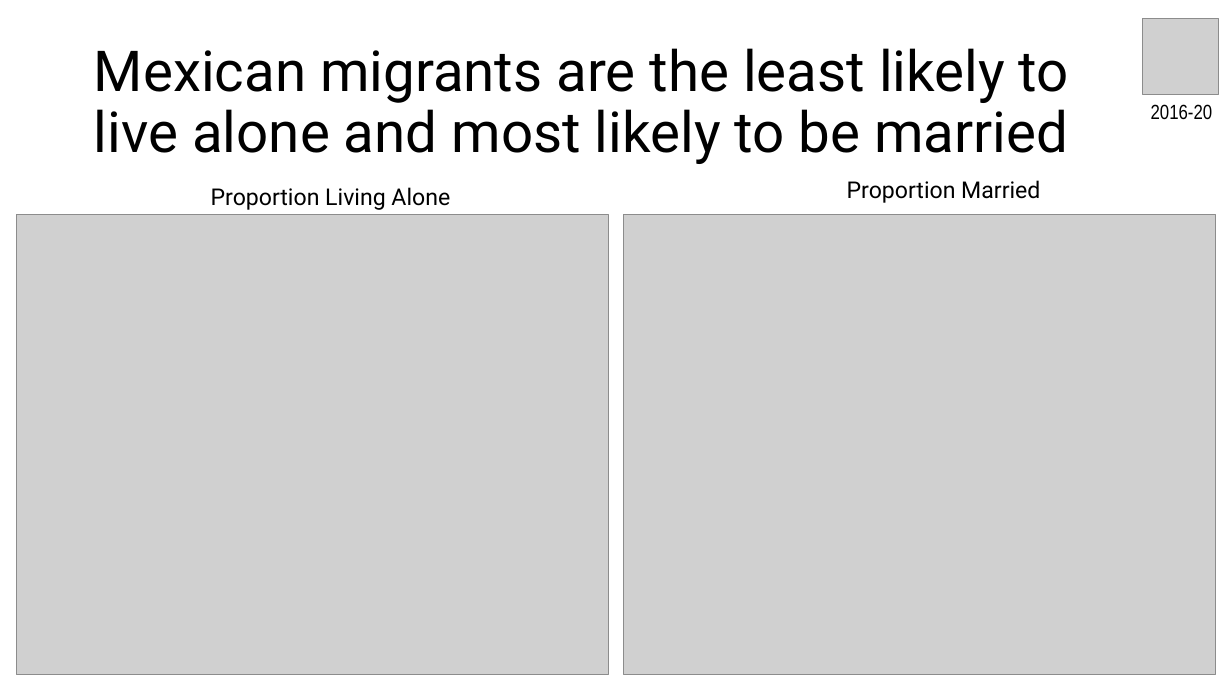
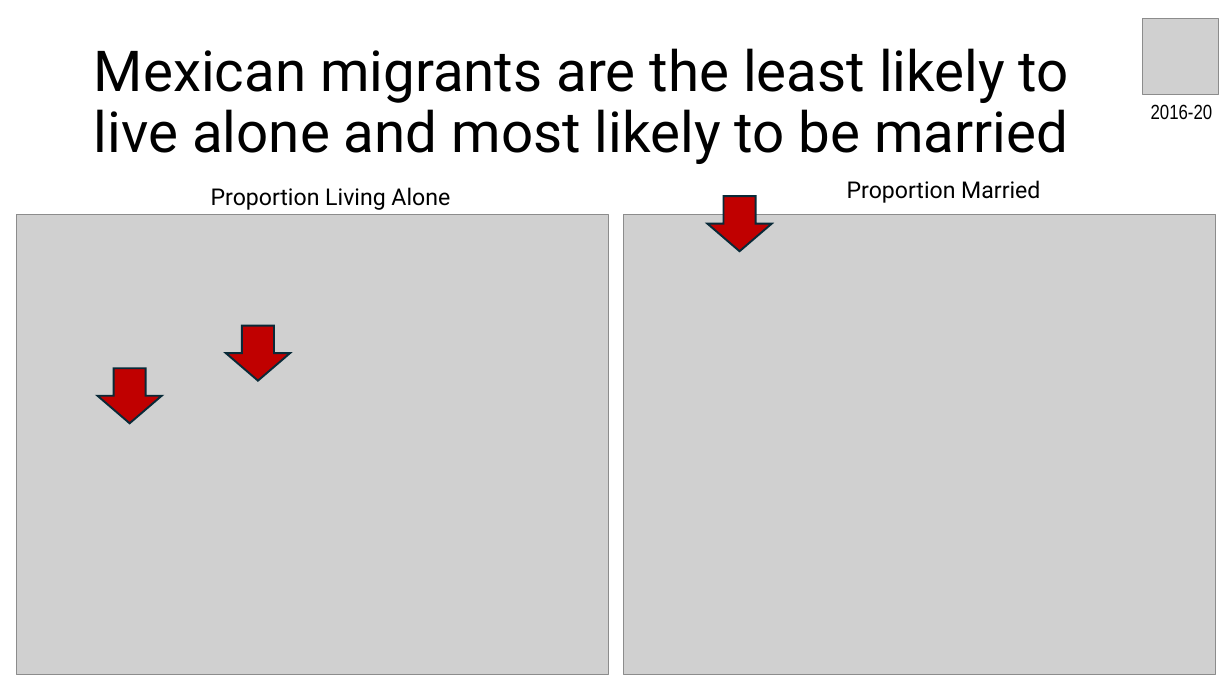
Before and after one commit to chrissoria/international_migration_ses, a slide deck: slide 13 of presentation/PAA_dow_soria_dow_2025.pptx. Drawn at 1232x693 pixels with LibreOffice and Linux fonts; fonts in the diff are those of the drawing; grey boxes stand for pictures. Boxes give left, top, right and bottom in pixels: in the first picture for what was removed or moved away, otherwise in the second. Text is boxed around its words. In the diff, an @@ line names an element or a change of style, - is before the commit and + after.

```diff
--- a/presentation/PAA_dow_soria_dow_2025.pptx
+++ b/presentation/PAA_dow_soria_dow_2025.pptx
@@ right arrow added at bbox=[708, 195, 772, 251], fill #C00000, outline #092A39 1.5 pt @@
@@ right arrow added at bbox=[226, 325, 290, 380], fill #C00000, outline #092A39 1.5 pt @@
@@ right arrow added at bbox=[98, 368, 161, 424], fill #C00000, outline #092A39 1.5 pt @@
```
Also in this commit, not shown: 5 other slides changed, 12 other files.
